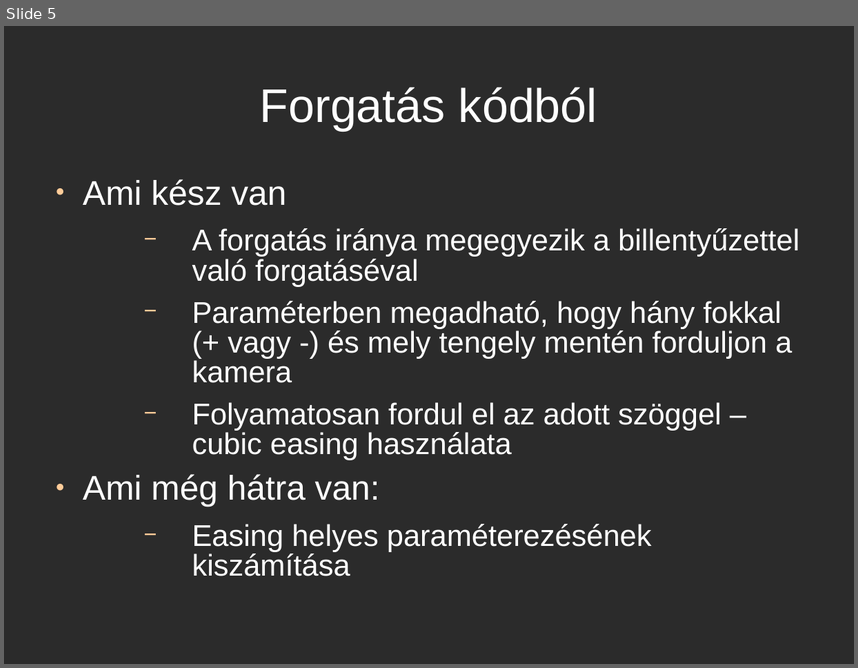
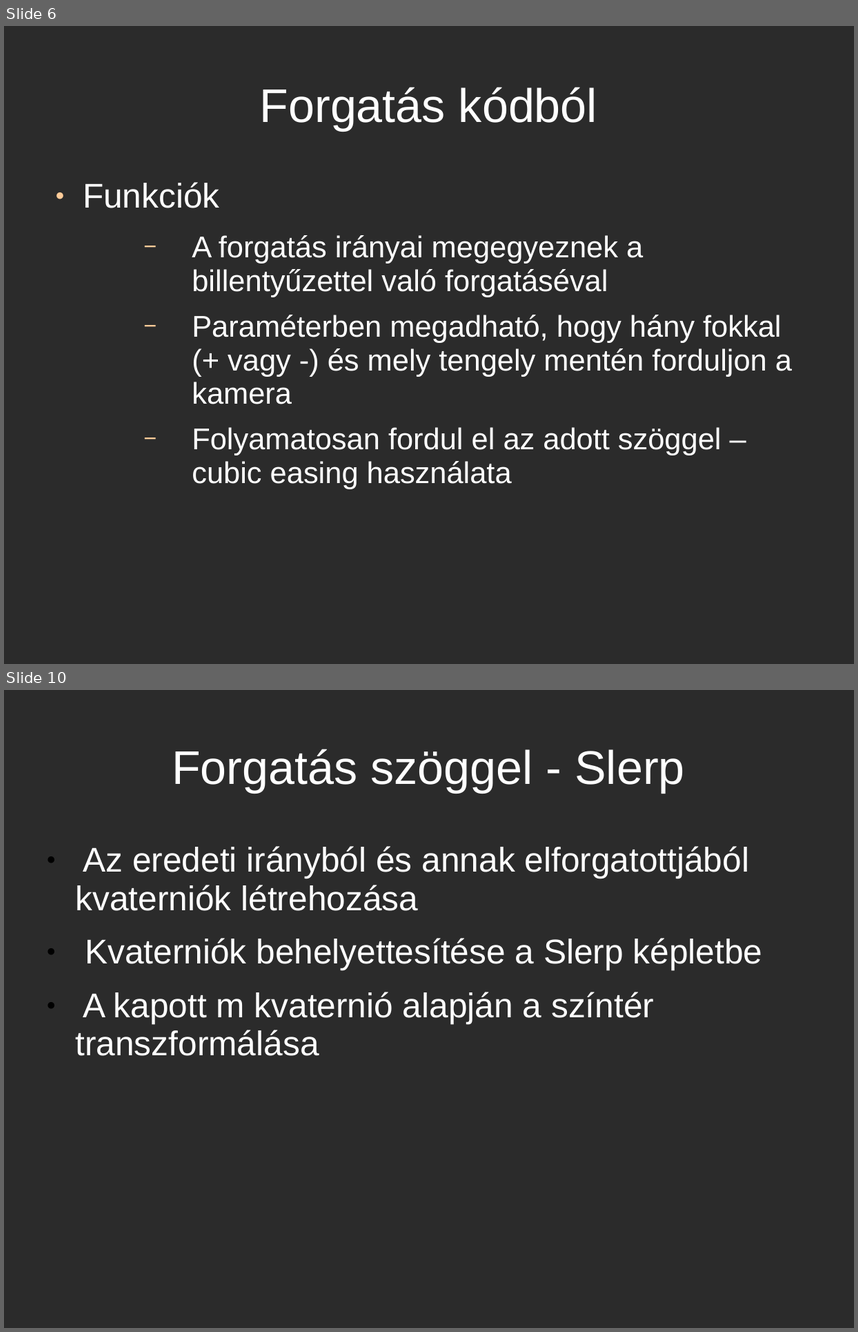
Before and after one commit to csko/Pool, a slide deck: Milestone 1/doc/borde_sandor_m1.ppt. Shown one above the other, each under a label of ours: slide 5 before the commit, slides 6 and 10 after it; the slides between them are not shown. The pictures are 858x668 and 858x1332 pixels, drawn with LibreOffice and Linux fonts; fonts in the diff are those of the drawing; background and template pictures are left out; a plain dark background stands for a picture behind light text. Boxes give left, top, right and bottom in pixels: in the first picture for what was removed or moved away, otherwise in the second. Text is boxed around its words. In the diff, an @@ line names an element or a change of style, - is before the commit and + after.

```diff
--- a/Milestone 1/doc/borde_sandor_m1.ppt
+++ b/Milestone 1/doc/borde_sandor_m1.ppt
@@ slide 10 added at (x1=4, y1=690, x2=854, y2=1328), background picture (left out) @@
@@ title added at (x1=172, y1=749, x2=684, y2=793), 44 pt, text #FFFFFF @@
+Forgatás szöggel - Slerp
@@ text added at (x1=75, y1=846, x2=763, y2=1056), 32 pt, text #FFFFFF @@
+● Az eredeti irányból és annak elforgatottjából kvaterniók létrehozása
+● Kvaterniók behelyettesítése a Slerp képletbe
+● A kapott m kvaternió alapján a színtér transzformálása
@@ what was slide 5 is now slide 6 @@
@@ slide 6 changed as well @@
@@ text at (x1=83, y1=182, x2=643, y2=297): text changed @@
-● Ami kész van
-  − A forgatás iránya megegyezik a billentyűzettel való forgatáséval
+● Funkciók
+  − A forgatás irányai megegyeznek a billentyűzettel való forgatáséval
@@ text at (x1=192, y1=314, x2=792, y2=489): line spacing 0.83 to 0.93 @@
@@ text at (x1=83, y1=474, x2=652, y2=576): paragraphs removed @@
-● Ami még hátra van:
-  − Easing helyes paraméterezésének kiszámítása
```
Also in this commit, not shown: 3 other slides changed, 4 other slides added, 1 slide removed, 6 other files.
